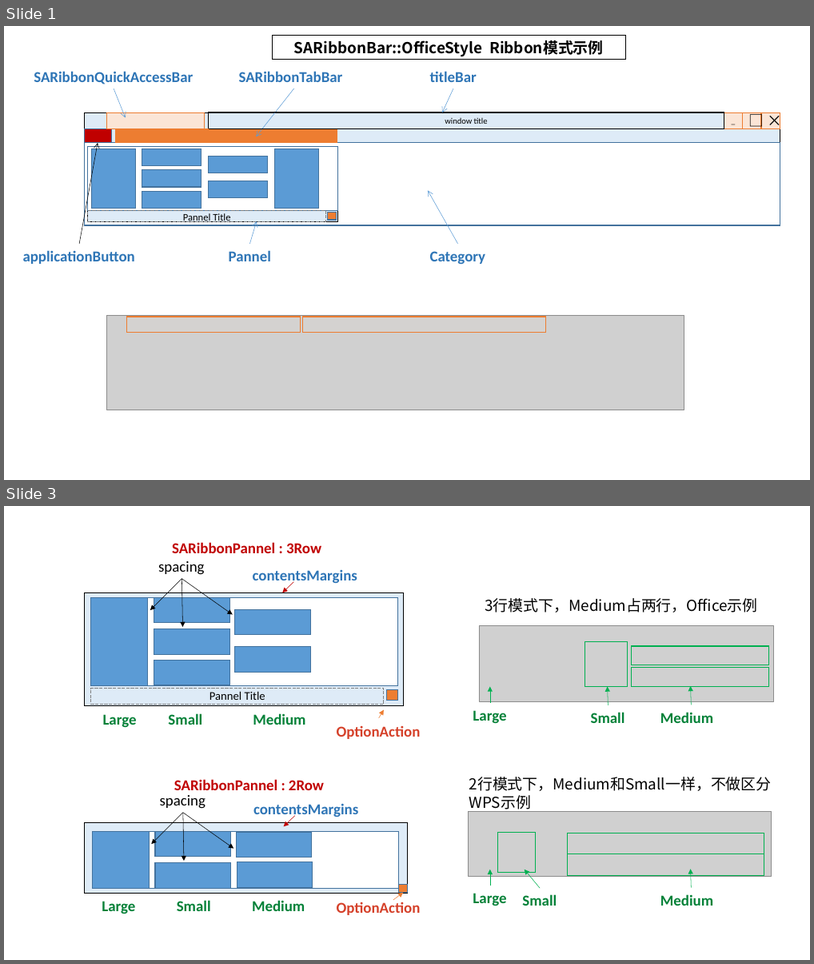
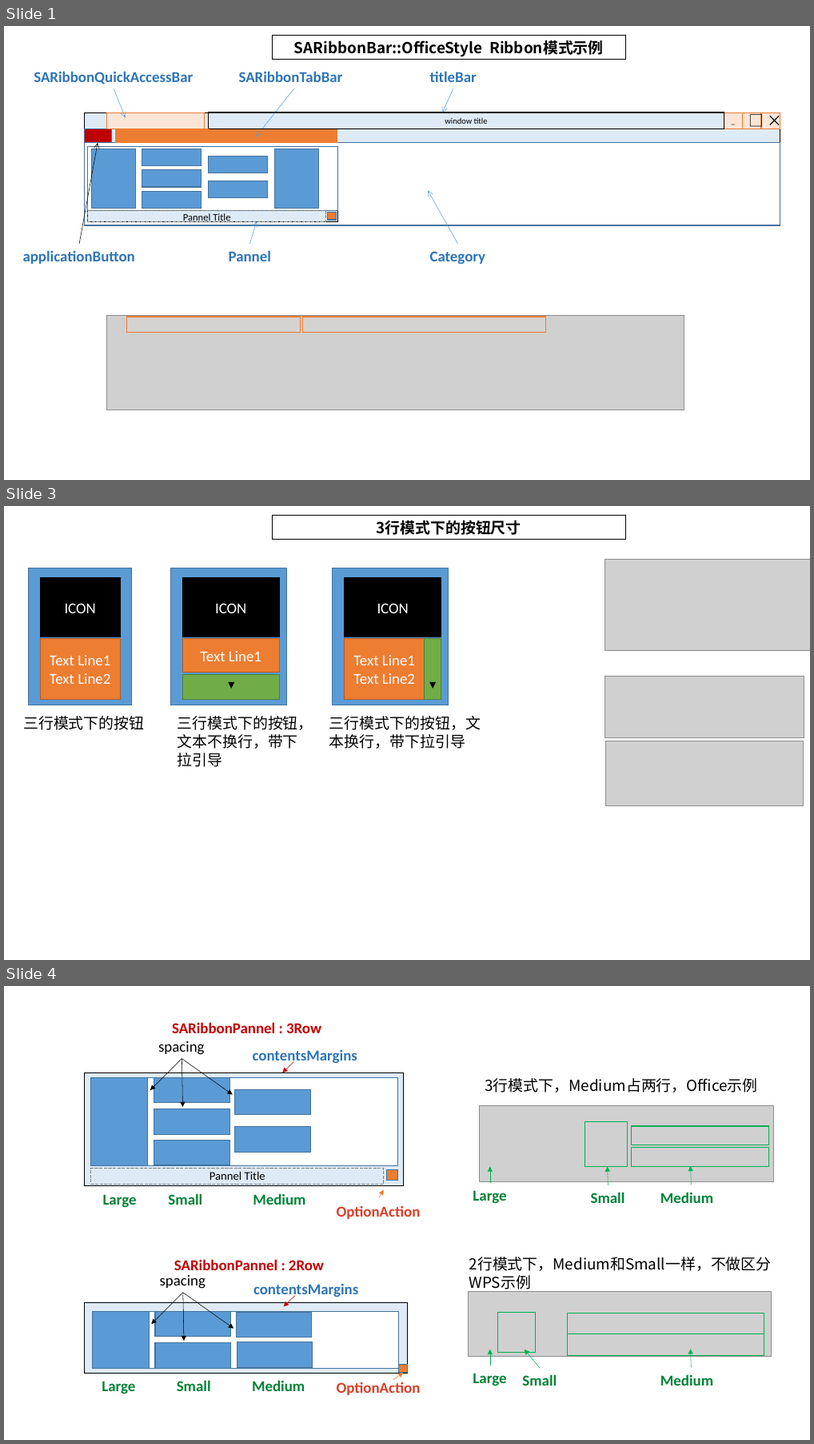
Before and after one commit to czyt1988/SARibbon, a slide deck: doc/SARibbonBar.pptx. Shown one above the other, each under a label of ours: slides 1 and 3 before the commit, slides 1, 3 and 4 after it; the slides between them are not shown. The pictures are 814x964 and 814x1444 pixels, drawn with LibreOffice and Linux fonts; fonts in the diff are those of the drawing; grey boxes stand for pictures. Boxes give left, top, right and bottom in pixels: in the first picture for what was removed or moved away, otherwise in the second. Text is boxed around its words. In the diff, an @@ line names an element or a change of style, - is before the commit and + after.

```diff
--- a/doc/SARibbonBar.pptx
+++ b/doc/SARibbonBar.pptx
@@ slide 3 added at <box>4,506,810,960</box>, background #FFFFFF @@
@@ rectangle added at <box>272,515,626,540</box>, fill #FFFFFF, outline #000000 1 pt, 18 pt, text #000000, bold @@
+3行模式下的按钮尺寸
@@ rectangle added at <box>28,568,131,705</box>, fill #5B9BD5, outline #43739E 1 pt @@
@@ rectangle added at <box>171,568,287,705</box>, fill #5B9BD5, outline #43739E 1 pt @@
@@ rectangle added at <box>333,568,450,705</box>, fill #5B9BD5, outline #43739E 1 pt @@
@@ picture added at <box>606,560,810,650</box> @@
@@ rectangle added at <box>40,578,120,636</box>, fill #000000, outline #000000 1 pt, 18 pt, text #FFFFFF @@
+ICON
@@ rectangle added at <box>183,578,280,636</box>, fill #000000, outline #000000 1 pt, 18 pt, text #FFFFFF @@
+ICON
@@ rectangle added at <box>345,578,442,636</box>, fill #000000, outline #000000 1 pt, 18 pt, text #FFFFFF @@
+ICON
@@ rectangle added at <box>40,639,120,699</box>, fill #ED7D31, outline #AF5C24 1 pt, 18 pt, text #FFFFFF @@
+Text Line1
+Text Line2
@@ rectangle added at <box>183,639,280,672</box>, fill #ED7D31, outline #AF5C24 1 pt, 18 pt, text #FFFFFF @@
+Text Line1
@@ rectangle added at <box>345,639,425,699</box>, fill #ED7D31, outline #AF5C24 1 pt, 18 pt, text #FFFFFF @@
+Text Line1
+Text Line2
@@ rectangle added at <box>425,639,442,699</box>, fill #70AD47, outline #538035 1 pt @@
@@ rectangle added at <box>183,674,280,699</box>, fill #70AD47, outline #538035 1 pt @@
@@ triangle added at <box>229,683,234,688</box>, fill #000000, outline #000000 1 pt @@
@@ triangle added at <box>430,683,435,688</box>, fill #000000, outline #000000 1 pt @@
@@ picture added at <box>606,676,805,738</box> @@
@@ text added at <box>23,716,144,730</box>, 18 pt, text #000000 @@
+三行模式下的按钮
@@ text added at <box>178,716,314,767</box>, 18 pt, text #000000 @@
+三行模式下的按钮，文本不换行，带下拉引导
@@ text added at <box>330,716,481,748</box>, 18 pt, text #000000 @@
+三行模式下的按钮，文本换行，带下拉引导
@@ picture added at <box>606,740,804,805</box> @@
@@ what was slide 3 is now slide 4 @@
```
Also in this commit, not shown: 1 other slide added, 1 slide removed, 6 other files.
